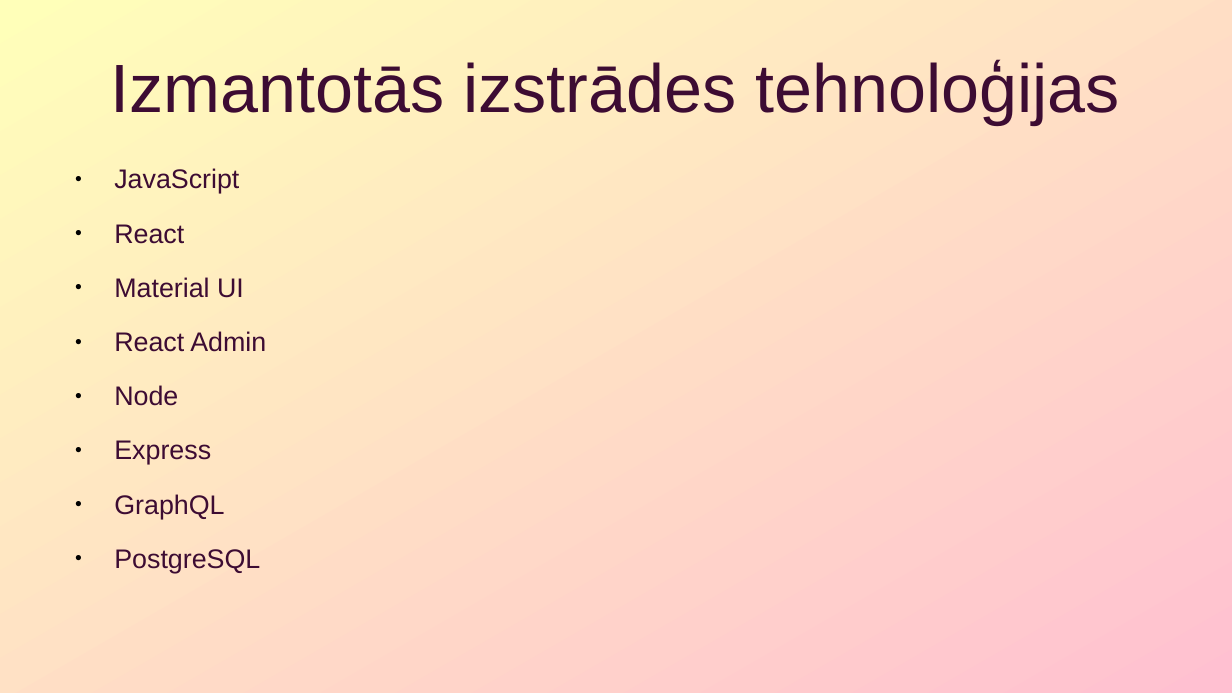
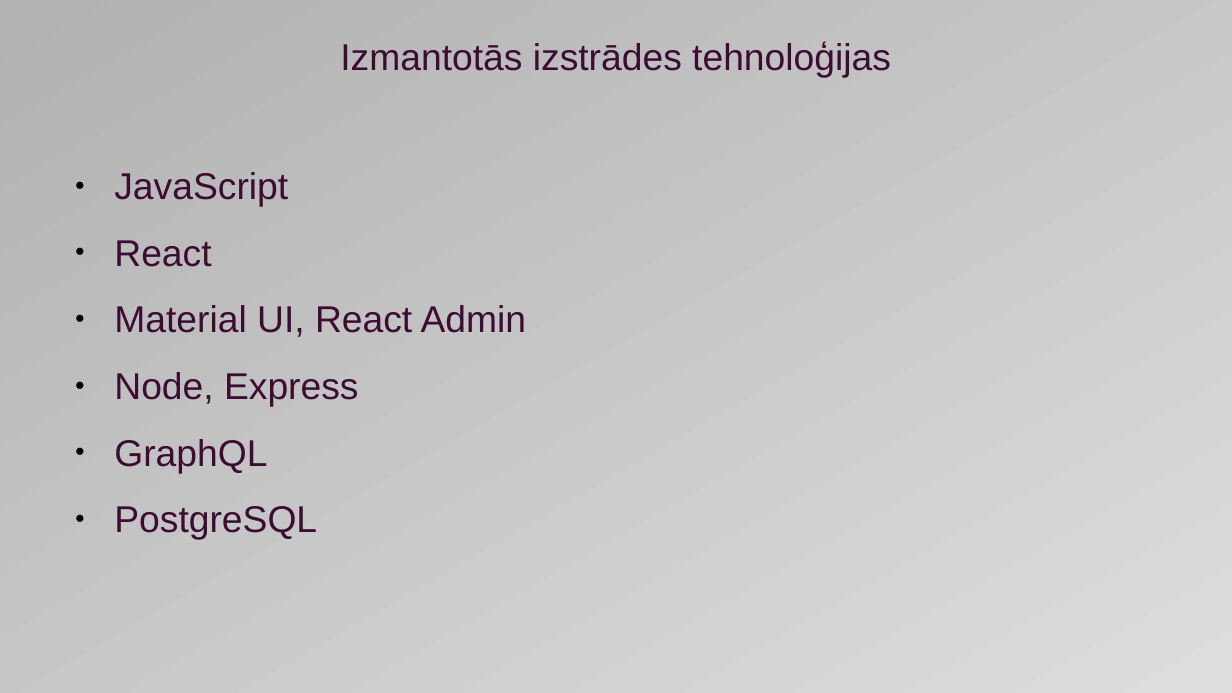
Before and after one commit to rvtprog-kval-21/d41-DenissStrombergs-InternetaVeikalaDatuUzskaitesAutomatizetaSistema, a slide deck: slide 3 of dokumentacija/prezentacija.pptx. Drawn at 1232x693 pixels with LibreOffice and Linux fonts; fonts in the diff are those of the drawing. Boxes give left, top, right and bottom in pixels: in the first picture for what was removed or moved away, otherwise in the second. Text is boxed around its words. In the diff, an @@ line names an element or a change of style, - is before the commit and + after.

```diff
--- a/dokumentacija/prezentacija.pptx
+++ b/dokumentacija/prezentacija.pptx
@@ background gradient #FFFFB9 to #FFC0D1 to gradient #B2B2B2 to #DDDDDD @@
@@ text "Izmantotās izstrādes tehnoloģijas" at box(340, 41, 891, 78): size 44 to 24 pt @@
@@ text at box(114, 172, 317, 540): size 17.3 to 24 pt in "JavaScript", "React", "GraphQL", "PostgreSQL" @@
@@ text at box(114, 305, 527, 407): text changed; size 17.3 to 24 pt @@
-● Material UI
-● React Admin
-● Node
-● Express
+● Material UI, React Admin
+● Node, Express
```
Also in this commit, not shown: 4 other slides changed, 4 slides added, 4 slides removed, 2 other files.
